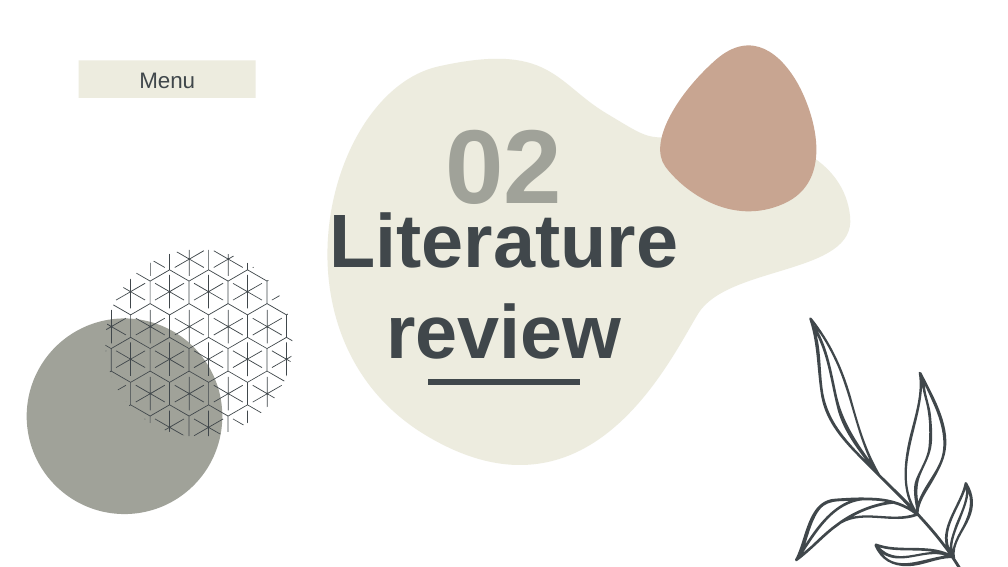
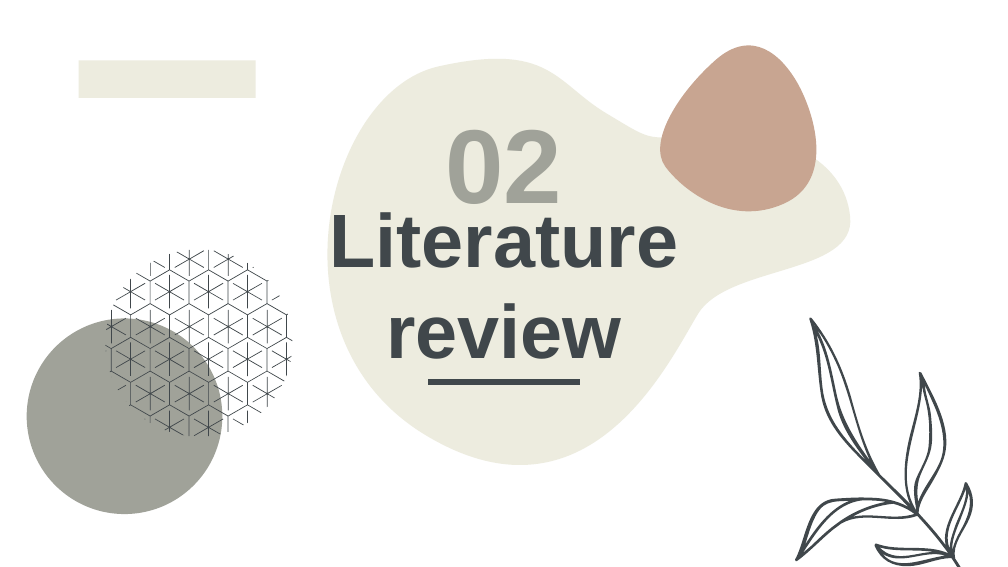
Before and after one commit to Khoa100500/WebApplicationProject-BugTracker, a slide deck: slide 7 of Report + Presentation/Group 5 Presentation.pptx. Drawn at 1008x567 pixels with LibreOffice and Linux fonts; fonts in the diff are those of the drawing. Boxes give left, top, right and bottom in pixels: in the first picture for what was removed or moved away, otherwise in the second. Text is boxed around its words. In the diff, an @@ line names an element or a change of style, - is before the commit and + after.

```diff
--- a/Report + Presentation/Group 5 Presentation.pptx
+++ b/Report + Presentation/Group 5 Presentation.pptx
@@ text in rectangle at (x1=139, y1=72, x2=195, y2=88): text removed @@
-Menu
```
Also in this commit, not shown: 5 other slides changed, 1 slide added.
